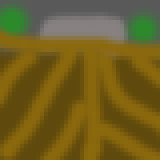
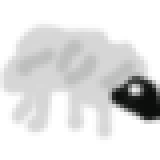
Before/after of a 160×160 layered artwork. What changed in the layer stack:
added layer "Layer 9" above "Layer 8" over [0, 20, 160, 144]
hid "Layer 8", painted on it over [0, 0, 160, 160]
removed layer "Layer 7" over [0, 0, 160, 160]
